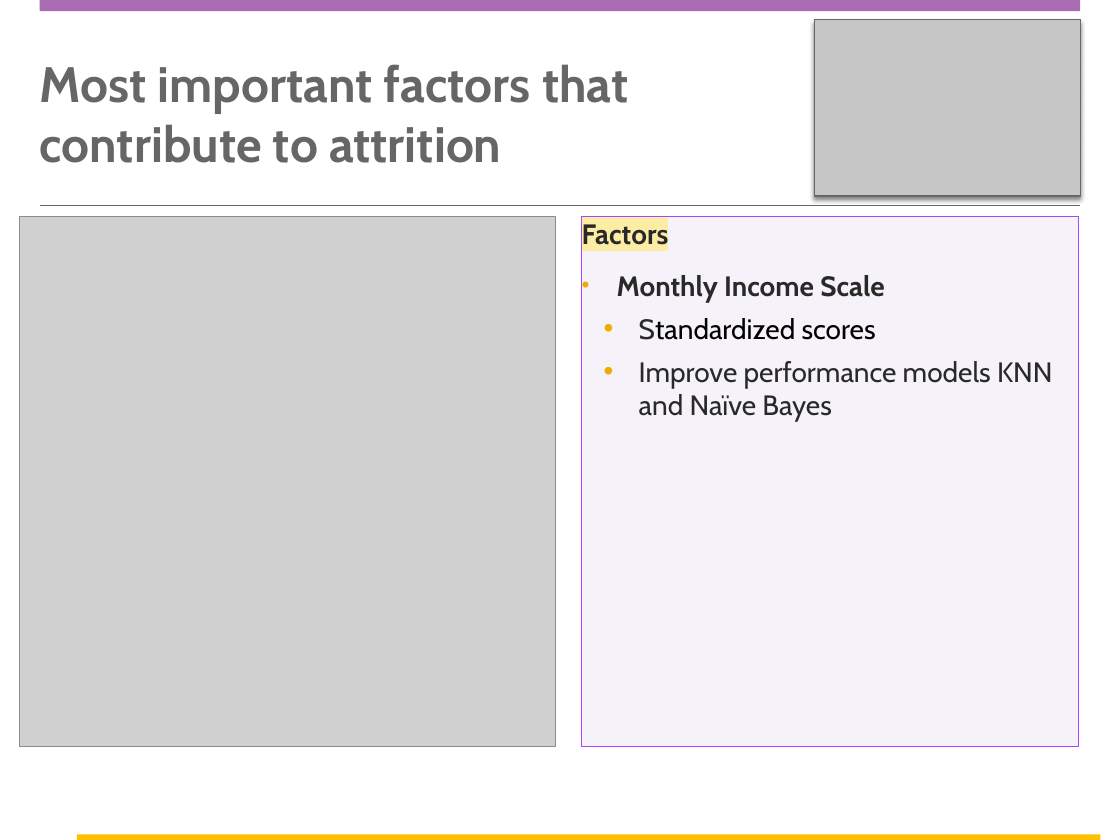
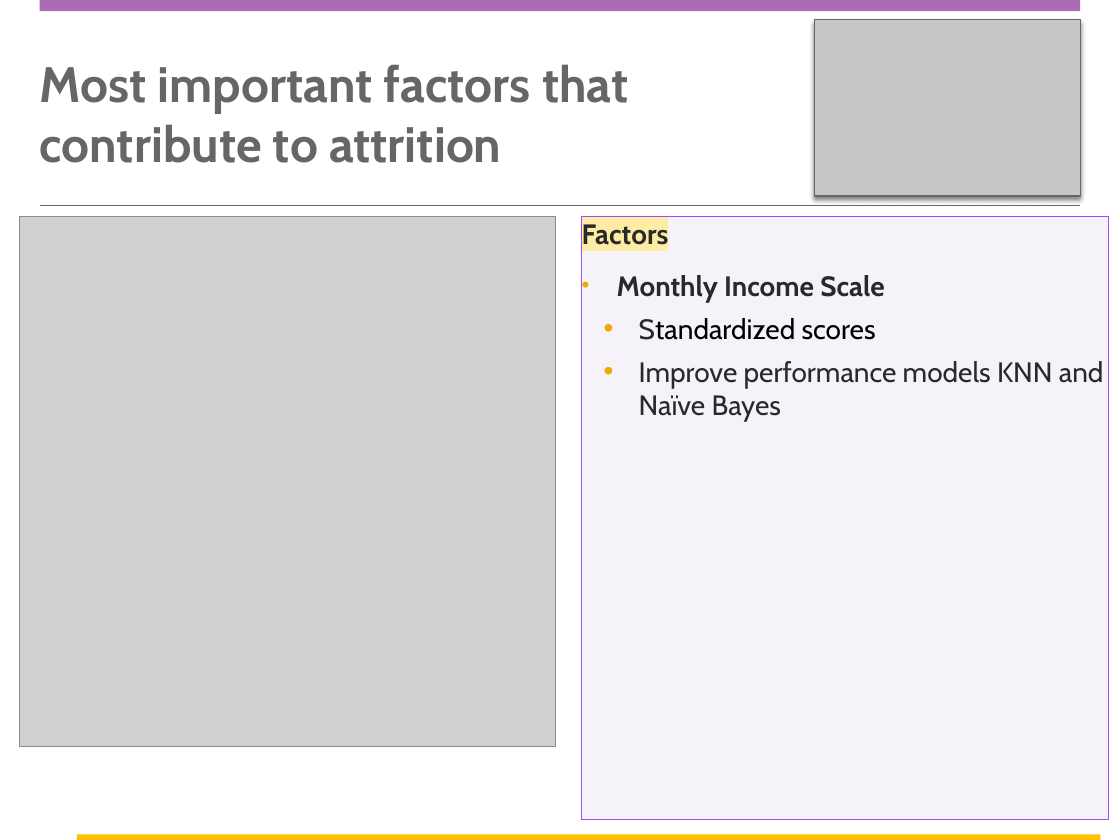
Before and after one commit to carlosAtestevez/CaseStudy2DDS, a slide deck: slide 7 of DDSAnalytics Presentation.pptx. Drawn at 1120x840 pixels with LibreOffice and Linux fonts; fonts in the diff are those of the drawing; grey boxes stand for pictures; background and template pictures are left out. Boxes give left, top, right and bottom in pixels: in the first picture for what was removed or moved away, otherwise in the second. Text is boxed around its words. In the diff, an @@ line names an element or a change of style, - is before the commit and + after.

```diff
--- a/DDSAnalytics Presentation.pptx
+++ b/DDSAnalytics Presentation.pptx
@@ rectangle "Factors": place and size @@
-rectangle "Factors" at [581,216,1079,747]
+rectangle "Factors" at [581,216,1109,820]
```
Also in this commit, not shown: 10 other slides changed, 6 slides added, 6 other files.
